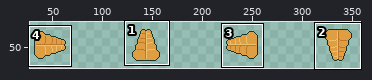
Two versions of one sprite sheet, assets/sprites/drafts/tail_v2.png. The first picture is a wide view before the edit; the outline marks the close-up.
Close-up. Before:
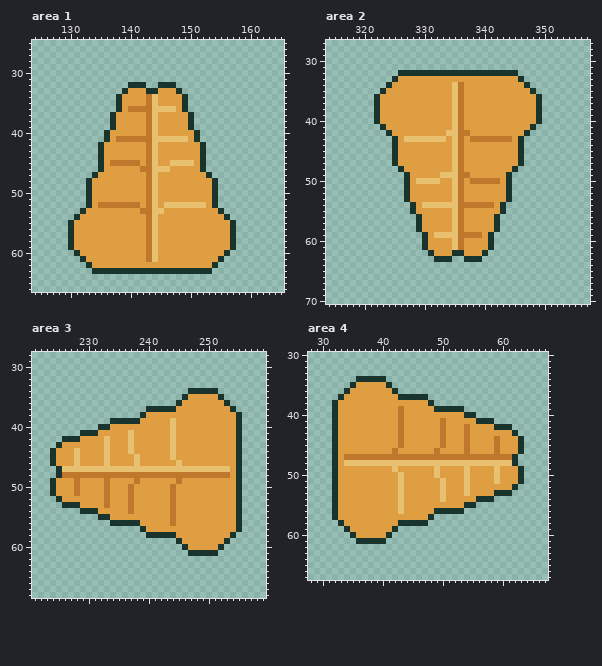
The file is 384x96 pixels. Shown: area 1: x 124..165, y 25..66; area 2: x 314..357, y 27..70; area 3: x 221..259, y 28..68; area 4: x 28..67, y 30..67. The wide view leaves out empty margins.
The same view after the edit:
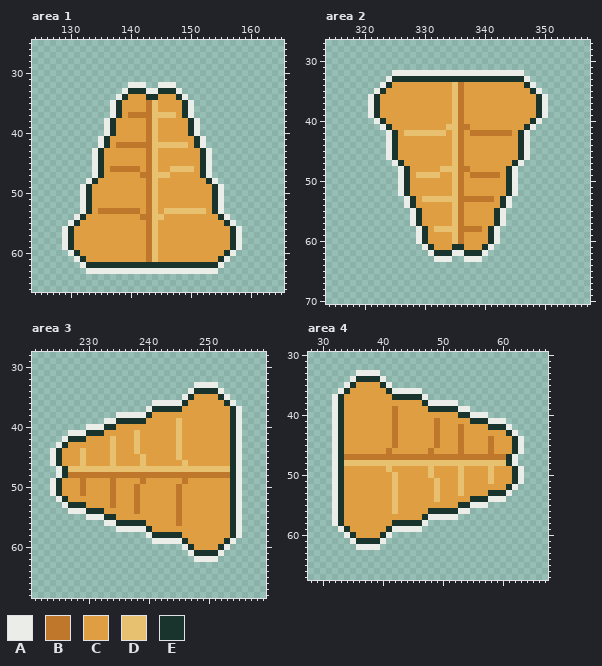
Palette (. is transparent): A #ebede9  B #be772b  C #de9e41  D #e8c170  E #19332d
The exact change:
Area 1:
y 32: x 140..142 EEE -> AAA; x 145..147 EEE -> AAA
y 33: x 139..148 ECCCEECCCE -> AEEEAAEEEA
y 34: x 138..139 EC -> AE; x 143..144 BD -> EE; x 148..149 CE -> EA
y 35: x 137 . -> A; x 150 . -> A
y 36: x 137 . -> A; x 140..142 BBB -> CCC; x 145..147 DDD -> CCC; x 150 . -> A
y 37: x 137..138 EC -> AE; x 140..142 CCC -> BBB; x 145..147 CCC -> DDD; x 149..150 CE -> EA
y 38..39: x 136 . -> A; x 151 . -> A
y 40: x 136..137 EC -> AE; x 150..151 CE -> EA
y 41: x 135 . -> A; x 138..142 BBBBB -> CCCCC; x 145..149 DDDDD -> CCCCC; x 152 . -> A
y 42: x 135..136 EC -> AE; x 138..142 CCCCC -> BBBBB; x 145..149 CCCCC -> DDDDD; x 151..152 CE -> EA
y 43..44: x 134 . -> A; x 153 . -> A
y 45: x 134 . -> A; x 137..141 BBBBB -> CCCCC; x 147..150 DDDD -> CCCC; x 153 . -> A
y 46: x 134 . -> A; x 137..142 CCCCCB -> BBBBBC; x 145..150 DDCCCC -> CCDDDD; x 153 . -> A
y 47: x 134..135 EC -> AE; x 142 C -> B; x 145..146 CC -> DD; x 152..153 CE -> EA
y 48: x 133..134 EC -> AE; x 153..154 CE -> EA
y 49..51: x 132 . -> A; x 155 . -> A
y 52: x 132 . -> A; x 135..141 BBBBBBB -> CCCCCCC; x 146..152 DDDDDDD -> CCCCCCC; x 155 . -> A
y 53: x 132..133 EC -> AE; x 135..142 CCCCCCCB -> BBBBBBBC; x 145..152 DCCCCCCC -> CDDDDDDD; x 154..155 CE -> EA
y 54: x 131..132 EC -> AE; x 142 C -> B; x 145 C -> D; x 155..156 CE -> EA
y 55: x 130..131 EC -> AE; x 156..157 CE -> EA
y 56..59: x 129 . -> A; x 158 . -> A
y 60: x 130 . -> A; x 157 . -> A
y 61: x 131 . -> A; x 156 . -> A
y 62: x 132 . -> A; x 134..153 CCCCCCCCCCCCCCCCCCCC -> EEEEEEEEEEEEEEEEEEEE; x 155 . -> A
y 63: x 133..154 .EEEEEEEEEEEEEEEEEEEE. -> AAAAAAAAAAAAAAAAAAAAAA
Area 2:
y 32: x 325..346 .EEEEEEEEEEEEEEEEEEEE. -> AAAAAAAAAAAAAAAAAAAAAA
y 33: x 324 . -> A; x 326..345 CCCCCCCCCCCCCCCCCCCC -> EEEEEEEEEEEEEEEEEEEE; x 347 . -> A
y 34: x 323 . -> A; x 348 . -> A
y 35: x 322 . -> A; x 349 . -> A
y 36..39: x 321 . -> A; x 350 . -> A
y 40: x 322..323 EC -> AE; x 348..349 CE -> EA
y 41: x 323..324 EC -> AE; x 334 C -> D; x 337 C -> B; x 347..348 CE -> EA
y 42: x 324..325 EC -> AE; x 327..334 CCCCCCCD -> DDDDDDDC; x 337..344 BCCCCCCC -> CBBBBBBB; x 346..347 CE -> EA
y 43: x 324 . -> A; x 327..333 DDDDDDD -> CCCCCCC; x 338..344 BBBBBBB -> CCCCCCC; x 347 . -> A
y 44..46: x 324 . -> A; x 347 . -> A
y 47: x 325..326 EC -> AE; x 345..346 CE -> EA
y 48: x 326..327 EC -> AE; x 333..334 CC -> DD; x 337 C -> B; x 344..345 CE -> EA
y 49: x 326 . -> A; x 329..334 CCCCDD -> DDDDCC; x 337..342 BCCCCC -> CBBBBB; x 345 . -> A
y 50: x 326 . -> A; x 329..332 DDDD -> CCCC; x 338..342 BBBBB -> CCCCC; x 345 . -> A
y 51..52: x 326 . -> A; x 345 . -> A
y 53: x 327..328 EC -> AE; x 330..334 CCCCC -> DDDDD; x 337..341 CCCCC -> BBBBB; x 343..344 CE -> EA
y 54: x 327 . -> A; x 330..334 DDDDD -> CCCCC; x 337..341 BBBBB -> CCCCC; x 344 . -> A
y 55: x 328..329 EC -> AE; x 342..343 CE -> EA
y 56..57: x 328 . -> A; x 343 . -> A
y 58: x 329..330 EC -> AE; x 332..334 CCC -> DDD; x 337..339 CCC -> BBB; x 341..342 CE -> EA
y 59: x 329 . -> A; x 332..334 DDD -> CCC; x 337..339 BBB -> CCC; x 342 . -> A
y 60: x 329 . -> A; x 342 . -> A
y 61: x 330..331 EC -> AE; x 335..336 DB -> EE; x 340..341 CE -> EA
y 62: x 331..340 ECCCEECCCE -> AEEEAAEEEA
y 63: x 332..334 EEE -> AAA; x 337..339 EEE -> AAA
Area 3:
y 33: x 248..251 .... -> AAAA
y 34: x 247 E -> A; x 252 . -> A
y 35: x 246..247 EC -> AE; x 253 . -> A
y 36: x 241..246 ....EC -> AAAAAE; x 254 . -> A
y 37: x 240 E -> A; x 245 C -> E; x 255 . -> A
y 38: x 235..240 ....EC -> AAAAAE; x 254..255 CE -> EA
y 39: x 233..234 .E -> AA; x 239 C -> E; x 244..245 DC -> CD; x 254..255 CE -> EA
y 40: x 230..232 ..E -> AAA; x 234 C -> E; x 244..245 DC -> CD; x 254..255 CE -> EA
y 41: x 227..229 ..E -> AAA; x 232 C -> E; x 237..238 DC -> CD; x 244..245 DC -> CD; x 254..255 CE -> EA
y 42: x 226 E -> A; x 229 C -> E; x 233..234 DC -> CD; x 237..238 DC -> CD; x 244..245 DC -> CD; x 254..255 CE -> EA
y 43: x 225..226 EC -> AE; x 233..234 DC -> CD; x 237..238 DC -> CD; x 244..245 DC -> CD; x 254..255 CE -> EA
y 44: x 224..225 EC -> AE; x 228..229 DC -> CD; x 233..234 DC -> CD; x 237..238 DC -> CD; x 244..245 DC -> CD; x 254..255 CE -> EA
y 45: x 224..225 EC -> AE; x 228..229 DC -> CD; x 233..234 DC -> CD; x 238..239 DC -> CD; x 244..245 DC -> CD; x 254..255 CE -> EA
y 46: x 224..225 EC -> AE; x 228..229 DC -> CD; x 233..234 DC -> CD; x 238..239 DC -> CD; x 245..246 DC -> CD; x 254..255 CE -> EA
y 47: x 225..226 ED -> AE; x 254..255 CE -> EA
y 48: x 225..226 EB -> AE; x 254..255 CE -> EA
y 49: x 224..225 EC -> AE; x 228..229 BC -> CB; x 233..234 BC -> CB; x 238..239 BC -> CB; x 245..246 BC -> CB; x 254..255 CE -> EA
y 50..51: x 224..225 EC -> AE; x 228..229 BC -> CB; x 233..234 BC -> CB; x 237..238 BC -> CB; x 244..245 BC -> CB; x 254..255 CE -> EA
y 52: x 225..226 EC -> AE; x 233..234 BC -> CB; x 237..238 BC -> CB; x 244..245 BC -> CB; x 254..255 CE -> EA
y 53: x 226 E -> A; x 229 C -> E; x 233..234 BC -> CB; x 237..238 BC -> CB; x 244..245 BC -> CB; x 254..255 CE -> EA
y 54: x 227..229 ..E -> AAA; x 232 C -> E; x 237..238 BC -> CB; x 244..245 BC -> CB; x 254..255 CE -> EA
y 55: x 230..232 ..E -> AAA; x 234 C -> E; x 244..245 BC -> CB; x 254..255 CE -> EA
y 56: x 233..234 .E -> AA; x 239 C -> E; x 244..245 BC -> CB; x 254..255 CE -> EA
y 57: x 235..240 ....EC -> AAAAAE; x 254..255 CE -> EA
y 58: x 240 E -> A; x 245 C -> E; x 255 . -> A
y 59: x 241..246 ....EC -> AAAAAE; x 254 . -> A
y 60: x 246..247 EC -> AE; x 253 . -> A
y 61: x 247 E -> A; x 252 . -> A
y 62: x 248..251 .... -> AAAA
Area 4:
y 33: x 36..39 .... -> AAAA
y 34: x 35 . -> A; x 40 E -> A
y 35: x 34 . -> A; x 40..41 CE -> EA
y 36: x 33 . -> A; x 41..46 CE.... -> EAAAAA
y 37: x 32 . -> A; x 42 C -> E; x 47 E -> A
y 38: x 32..33 EC -> AE; x 47..52 CE.... -> EAAAAA
y 39: x 32..33 EC -> AE; x 42..43 CB -> BC; x 48 C -> E; x 53..54 E. -> AA
y 40: x 32..33 EC -> AE; x 42..43 CB -> BC; x 53 C -> E; x 55..57 E.. -> AAA
y 41: x 32..33 EC -> AE; x 42..43 CB -> BC; x 49..50 CB -> BC; x 55 C -> E; x 58..60 E.. -> AAA
y 42: x 32..33 EC -> AE; x 42..43 CB -> BC; x 49..50 CB -> BC; x 53..54 CB -> BC; x 58 C -> E; x 61 E -> A
y 43: x 32..33 EC -> AE; x 42..43 CB -> BC; x 49..50 CB -> BC; x 53..54 CB -> BC; x 61..62 CE -> EA
y 44..45: x 32..33 EC -> AE; x 42..43 CB -> BC; x 49..50 CB -> BC; x 53..54 CB -> BC; x 58..59 CB -> BC; x 62..63 CE -> EA
y 46: x 32..33 EC -> AE; x 41..42 CB -> BC; x 48..49 CB -> BC; x 53..54 CB -> BC; x 58..59 CB -> BC; x 62..63 CE -> EA
y 47: x 32..33 EC -> AE; x 61..62 BE -> EA
y 48: x 32..33 EC -> AE; x 61..62 DE -> EA
y 49: x 32..33 EC -> AE; x 41..42 CD -> DC; x 48..49 CD -> DC; x 53..54 CD -> DC; x 58..59 CD -> DC; x 62..63 CE -> EA
y 50: x 32..33 EC -> AE; x 42..43 CD -> DC; x 48..49 CD -> DC; x 53..54 CD -> DC; x 58..59 CD -> DC; x 62..63 CE -> EA
y 51: x 32..33 EC -> AE; x 42..43 CD -> DC; x 49..50 CD -> DC; x 53..54 CD -> DC; x 58..59 CD -> DC; x 62..63 CE -> EA
y 52: x 32..33 EC -> AE; x 42..43 CD -> DC; x 49..50 CD -> DC; x 53..54 CD -> DC; x 61..62 CE -> EA
y 53: x 32..33 EC -> AE; x 42..43 CD -> DC; x 49..50 CD -> DC; x 53..54 CD -> DC; x 58 C -> E; x 61 E -> A
y 54: x 32..33 EC -> AE; x 42..43 CD -> DC; x 49..50 CD -> DC; x 55 C -> E; x 58..60 E.. -> AAA
y 55: x 32..33 EC -> AE; x 42..43 CD -> DC; x 53 C -> E; x 55..57 E.. -> AAA
y 56: x 32..33 EC -> AE; x 42..43 CD -> DC; x 48 C -> E; x 53..54 E. -> AA
y 57: x 32..33 EC -> AE; x 47..52 CE.... -> EAAAAA
y 58: x 32 . -> A; x 42 C -> E; x 47 E -> A
y 59: x 33 . -> A; x 41..46 CE.... -> EAAAAA
y 60: x 34 . -> A; x 40..41 CE -> EA
y 61: x 35 . -> A; x 40 E -> A
y 62: x 36..39 .... -> AAAA
Changed places in both close-ups, as pixel boxes (x1, y1, x2, y2):
changed: (62, 82, 242, 274)
changed: (368, 70, 548, 262)
changed: (50, 382, 242, 562)
changed: (332, 370, 524, 550)
